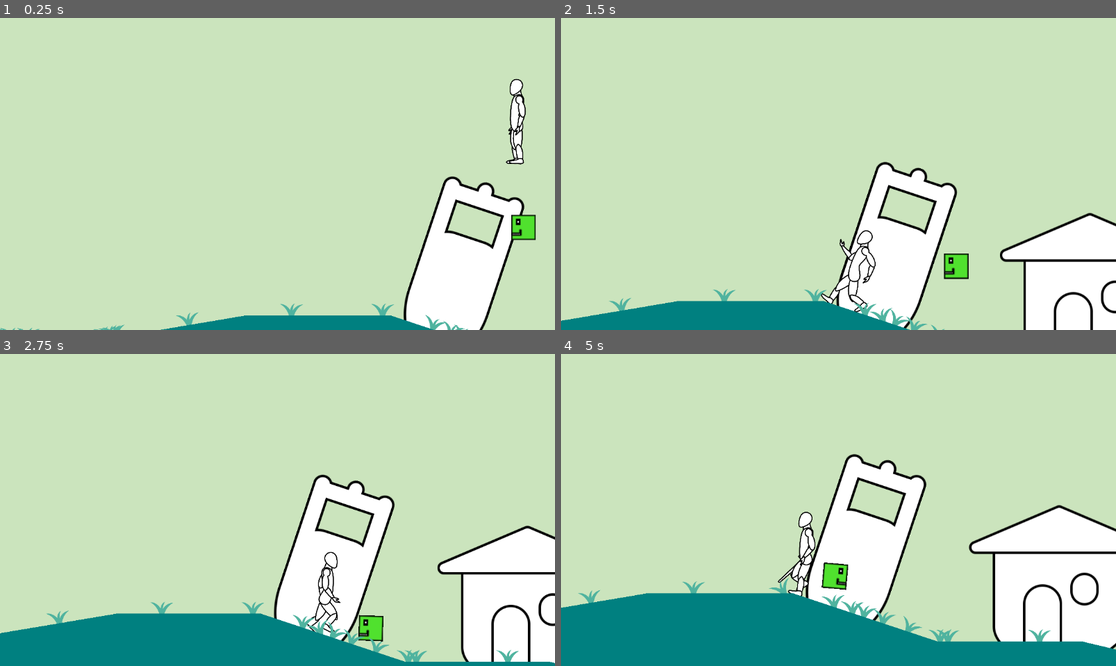
Above: before the commit, frames 1-4 (two rows, left to right).
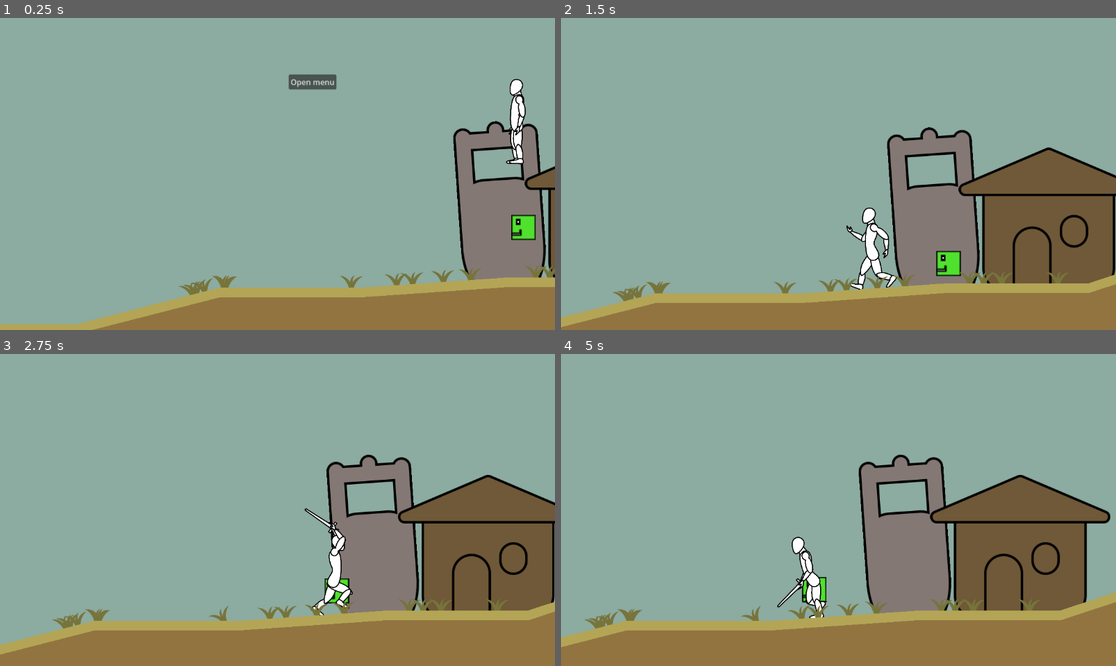
Above: after the commit, the same moments.

Repository: kir-55/TheArmheide
Game: Godot game, scene res://Scenes/Game.tscn
Same seed, same stepped clock (60 frames per second), same inputs: the game is played once before the commit and once after it. The engine's default icon, where the game draws it, is replaced by a stand-in: a white triangle on a blue panel in a dark square.
Inputs (mouse positions are in pixels of both pictures, inside the frame that each line leads up to):
- Up to frame 1 (0.25 s): no input
- Up to frame 2 (1.5 s): move the mouse to (960, 158) at 0.52 s; press the mouse at (960, 158) at 0.53 s; move the mouse to (727, 189) at 1.27 s; release the mouse at (727, 189) at 1.28 s; click (727, 189) at 1.35 s
- Up to frame 3 (2.75 s): move the mouse to (333, 441) at 2.02 s; press the mouse at (333, 441) at 2.03 s
- Up to frame 4 (5 s): move the mouse to (810, 572) at 2.77 s; release the mouse at (810, 572) at 2.78 s; click (810, 572) at 2.85 s; move the mouse to (1005, 556) at 3.52 s; press the mouse at (1005, 556) at 3.53 s; move the mouse to (672, 463) at 4.27 s; release the mouse at (672, 463) at 4.28 s; click (672, 463) at 4.35 s

The runs differ from the first frame. In frame 1, 99% of the frame differs, in the area x 0-100%, y 0-100%; in frame 2, 99%; in frame 3, 100%; in frame 4, 100%.

Commit message:
Added grass line, fixed random system, experements with shaders

Diff:
--- a/Scenes/Game.tscn
+++ b/Scenes/Game.tscn
@@ -1,20 +1,28 @@
-[gd_scene load_steps=11 format=3 uid="uid://b232mspaehrfk"]
+[gd_scene load_steps=12 format=3 uid="uid://b232mspaehrfk"]
 
 [ext_resource type="PackedScene" uid="uid://gs87w8kxkxqk" path="res://Scenes/player.tscn" id="2_ak363"]
 [ext_resource type="Script" path="res://Scripts/camera.gd" id="3_6coef"]
-[ext_resource type="Shader" uid="uid://bdq6jcim2vtvq" path="res://line.tres" id="4_tcox1"]
+[ext_resource type="Shader" uid="uid://bdq6jcim2vtvq" path="res://line.tres" id="3_idhyc"]
 [ext_resource type="PackedScene" uid="uid://dou4shwlwq4ya" path="res://Scenes/grasss.tscn" id="5_dvx3f"]
 [ext_resource type="PackedScene" uid="uid://ba3si7esec1ox" path="res://Scenes/tower.tscn" id="6_4j0ad"]
 [ext_resource type="Script" path="res://Scripts/random_system.gd" id="7_5clvn"]
-[ext_resource type="Script" path="res://Scripts/TerrainGeneration/line_generator.gd" id="7_qwvaq"]
+[ext_resource type="Script" path="res://Scripts/TerrainGeneration/terrain_generator.gd" id="7_qwvaq"]
 [ext_resource type="PackedScene" uid="uid://dmf8sf2rn0k64" path="res://Scenes/main_house.tscn" id="8_us4v6"]
 [ext_resource type="PackedScene" uid="uid://cun8flcxq70m4" path="res://Scenes/enemy.tscn" id="10_t63s6"]
 
+[sub_resource type="ShaderMaterial" id="ShaderMaterial_csvj8"]
+shader = ExtResource("3_idhyc")
+shader_parameter/LineThikness = Vector2(0, 10)
+
 [sub_resource type="ShaderMaterial" id="ShaderMaterial_q1l2d"]
-shader = ExtResource("4_tcox1")
+shader = ExtResource("3_idhyc")
+shader_parameter/LineThikness = Vector2(0, 300)
 
 [node name="Game" type="Node2D"]
 position = Vector2(1, 1)
+
+[node name="RandomSystem" type="Node" parent="."]
+script = ExtResource("7_5clvn")
 
 [node name="Player" parent="." instance=ExtResource("2_ak363")]
 
@@ -29,12 +37,12 @@
 
 [node name="CanvasLayer" type="CanvasLayer" parent="Camera2D"]
 
-[node name="Line2D" type="Line2D" parent="." node_paths=PackedStringArray("rs", "willadge", "player")]
-z_index = 11
-material = SubResource("ShaderMaterial_q1l2d")
-position = Vector2(-611, 584)
-default_color = Color(0, 0.501961, 0.501961, 1)
+[node name="Terrain" type="Node2D" parent="." node_paths=PackedStringArray("ground_line", "grass_line", "floor_collider", "rs", "willadge", "player")]
+position = Vector2(-663, 552)
 script = ExtResource("7_qwvaq")
+ground_line = NodePath("GroundLine")
+grass_line = NodePath("GrassLine")
+floor_collider = NodePath("GroundLine/StaticBody2D")
 rs = NodePath("../RandomSystem")
 grass_prefab = ExtResource("5_dvx3f")
 willadge = NodePath("Willadge")
@@ -44,12 +52,19 @@
 village_start = 3
 village_end = 6
 
-[node name="StaticBody2D" type="StaticBody2D" parent="Line2D"]
+[node name="Willadge" type="Node2D" parent="Terrain"]
 
-[node name="Willadge" type="Node2D" parent="Line2D"]
+[node name="GrassLine" type="Line2D" parent="Terrain"]
+z_index = 12
+material = SubResource("ShaderMaterial_csvj8")
+default_color = Color(0.701961, 0.647059, 0.333333, 1)
 
-[node name="RandomSystem" type="Node" parent="."]
-script = ExtResource("7_5clvn")
+[node name="GroundLine" type="Line2D" parent="Terrain"]
+z_index = 11
+material = SubResource("ShaderMaterial_q1l2d")
+default_color = Color(0.572549, 0.454902, 0.254902, 1)
+
+[node name="StaticBody2D" type="StaticBody2D" parent="Terrain/GroundLine"]
 
 [node name="Enemy" parent="." instance=ExtResource("10_t63s6")]
 position = Vector2(604, 380)
--- a/Scenes/Player.tscn
+++ b/Scenes/Player.tscn
@@ -16,7 +16,7 @@
 size = Vector2(31, 177)
 
 [sub_resource type="RectangleShape2D" id="RectangleShape2D_j3x5b"]
-size = Vector2(29, 157)
+size = Vector2(77, 157)
 
 [sub_resource type="Animation" id="Animation_vspt5"]
 length = 0.001
@@ -1267,7 +1267,7 @@
 collision_mask = 4
 
 [node name="CollisionShape2D" type="CollisionShape2D" parent="Flippable/Area2D"]
-position = Vector2(-38.5, 96.5)
+position = Vector2(-62.5, 96.5)
 shape = SubResource("RectangleShape2D_j3x5b")
 
 [node name="Parts" type="Node2D" parent="Flippable"]
@@ -1275,119 +1275,119 @@
 
 [node name="FootBack" type="Sprite2D" parent="Flippable/Parts"]
 z_index = -1
-position = Vector2(289.103, 893.444)
-rotation = -0.367944
-scale = Vector2(0.999975, 0.999975)
+position = Vector2(548.347, 913.569)
+rotation = -1.12695
+scale = Vector2(0.999972, 0.999972)
 texture = ExtResource("2_wi2do")
 offset = Vector2(-31.9269, 3)
 
 [node name="CalfBack" type="Sprite2D" parent="Flippable/Parts"]
 z_index = -2
-position = Vector2(237.729, 796.155)
-rotation = -0.548496
-scale = Vector2(0.999977, 0.999977)
+position = Vector2(438.978, 901.627)
+rotation = -1.52469
+scale = Vector2(0.999974, 0.999974)
 texture = ExtResource("3_polev")
 offset = Vector2(-1.93497, 48)
 
 [node name="LegBack" type="Sprite2D" parent="Flippable/Parts"]
 z_index = -2
-position = Vector2(388.083, 726.056)
-rotation = 1.20716
-scale = Vector2(0.999983, 0.999983)
+position = Vector2(387.739, 743.847)
+rotation = -0.241377
+scale = Vector2(0.999981, 0.999981)
 texture = ExtResource("4_h2pnv")
 offset = Vector2(0, 72)
 
 [node name="FootFront" type="Sprite2D" parent="Flippable/Parts"]
 z_index = 1
-position = Vector2(528.312, 970.46)
-rotation = -0.398385
-scale = Vector2(0.999976, 0.999976)
+position = Vector2(301.4, 989.819)
+rotation = 0.230187
+scale = Vector2(0.999973, 0.999973)
 texture = ExtResource("2_wi2do")
 offset = Vector2(-32.459, 3)
 
 [node name="CalfFront" type="Sprite2D" parent="Flippable/Parts"]
-position = Vector2(457.877, 883.383)
-rotation = -0.72814
-scale = Vector2(0.999977, 0.999977)
+position = Vector2(313.164, 878.441)
+rotation = 0.0572234
+scale = Vector2(0.999974, 0.999974)
 texture = ExtResource("3_polev")
 offset = Vector2(0, 50)
 
 [node name="LegFront" type="Sprite2D" parent="Flippable/Parts"]
 z_index = -1
-position = Vector2(405.84, 741.21)
-rotation = -0.31045
-scale = Vector2(0.999981, 0.999981)
+position = Vector2(405.772, 758.672)
+rotation = 0.698621
+scale = Vector2(0.999978, 0.999978)
 texture = ExtResource("4_h2pnv")
 offset = Vector2(-3, 74)
 
 [node name="Head" type="Sprite2D" parent="Flippable/Parts"]
 z_index = 1
-position = Vector2(395.392, 408.389)
-rotation = -0.175319
-scale = Vector2(0.999986, 0.999986)
+position = Vector2(389.203, 426.1)
+rotation = -0.193717
+scale = Vector2(0.999984, 0.999984)
 texture = ExtResource("5_tdh2i")
 offset = Vector2(-15, -24)
 
 [node name="Neck" type="Sprite2D" parent="Flippable/Parts"]
 z_index = -1
-position = Vector2(396.034, 464.785)
-rotation = 3.10973
-scale = Vector2(0.999986, 0.999986)
+position = Vector2(390.883, 482.475)
+rotation = 3.09133
+scale = Vector2(0.999984, 0.999984)
 texture = ExtResource("6_di4k6")
 offset = Vector2(1.67726, 34.3009)
 
 [node name="HandBack" type="Sprite2D" parent="Flippable/Parts"]
 z_index = -3
-position = Vector2(521.09, 361.63)
-rotation = -1.71169
-scale = Vector2(0.999984, 0.999984)
+position = Vector2(514.019, 377.037)
+rotation = -1.73008
+scale = Vector2(0.999982, 0.999982)
 texture = ExtResource("7_j7ejh")
 offset = Vector2(-10, 26)
 
 [node name="LowarmBack" type="Sprite2D" parent="Flippable/Parts"]
 z_index = -1
-position = Vector2(404.01, 355.554)
-rotation = -1.52701
-scale = Vector2(0.999984, 0.999984)
+position = Vector2(396.847, 373.116)
+rotation = -1.54541
+scale = Vector2(0.999982, 0.999982)
 texture = ExtResource("8_0jtyr")
 offset = Vector2(-6, 56)
 
 [node name="ShoulderBack" type="Sprite2D" parent="Flippable/Parts"]
 z_index = -1
-position = Vector2(407.113, 487.747)
-rotation = -3.08725
-scale = Vector2(0.999986, 0.999986)
+position = Vector2(402.382, 505.228)
+rotation = -3.10565
+scale = Vector2(0.999984, 0.999984)
 texture = ExtResource("9_a4fc2")
 offset = Vector2(2, 57)
 
 [node name="HandFront" type="Sprite2D" parent="Flippable/Parts"]
 z_index = 2
-position = Vector2(502.142, 352.109)
-rotation = -1.67835
-scale = Vector2(0.999984, 0.999984)
+position = Vector2(494.9, 367.866)
+rotation = -1.69675
+scale = Vector2(0.999982, 0.999982)
 texture = ExtResource("7_j7ejh")
 offset = Vector2(-10, 26)
 
 [node name="LowarmFront" type="Sprite2D" parent="Flippable/Parts"]
 z_index = 1
-position = Vector2(389.236, 338.549)
-rotation = -1.45247
-scale = Vector2(0.999984, 0.999984)
+position = Vector2(381.763, 356.385)
+rotation = -1.47087
+scale = Vector2(0.999982, 0.999982)
 texture = ExtResource("8_0jtyr")
 offset = Vector2(-6.87169, 50.9186)
 
 [node name="ShoulderFront" type="Sprite2D" parent="Flippable/Parts"]
 z_index = 2
-position = Vector2(407.158, 464.63)
-rotation = 3.12385
-scale = Vector2(0.999985, 0.999985)
+position = Vector2(402.001, 482.115)
+rotation = 3.10545
+scale = Vector2(0.999983, 0.999983)
 texture = ExtResource("9_a4fc2")
 offset = Vector2(3, 55)
 
 [node name="Body" type="Sprite2D" parent="Flippable/Parts"]
-position = Vector2(398.934, 725.773)
-rotation = -0.0357478
-scale = Vector2(0.999986, 0.999986)
+position = Vector2(398.584, 743.365)
+rotation = -0.0541455
+scale = Vector2(0.999984, 0.999984)
 texture = ExtResource("10_od11n")
 offset = Vector2(-2.76303, -115.71)
 
@@ -1397,7 +1397,7 @@
 [node name="Base" type="Bone2D" parent="Flippable/Skeleton2D"]
 position = Vector2(-4, 360)
 rotation = -1.6321
-scale = Vector2(0.999986, 0.999986)
+scale = Vector2(0.999984, 0.999984)
 rest = Transform2D(-0.0980598, -0.99518, 0.99518, -0.0980598, -1, 365)
 
 [node name="LegRight" type="Bone2D" parent="Flippable/Skeleton2D/Base"]
@@ -1413,7 +1413,7 @@
 [node name="CalfRight" type="Bone2D" parent="Flippable/Skeleton2D/Base/LegRight"]
 position = Vector2(-165.092, -16.3001)
 rotation = -0.344221
-scale = Vector2(0.999994, 0.999994)
+scale = Vector2(0.999993, 0.999993)
 rest = Transform2D(0.981001, -0.193999, 0.193999, 0.981001, -165.092, -16.3001)
 
 [node name="RemoteTransform2D" type="RemoteTransform2D" parent="Flippable/Skeleton2D/Base/LegRight/CalfRight"]
@@ -1594,9 +1594,9 @@
 [node name="TheArmheideSword" type="Sprite2D" parent="."]
 visible = false
 z_index = -3
-position = Vector2(36.5851, 18.3074)
-rotation = 2.14898
-scale = Vector2(0.249996, 0.249996)
+position = Vector2(34.8242, 22.0889)
+rotation = 2.13059
+scale = Vector2(0.249995, 0.249995)
 texture = ExtResource("11_a4inu")
 offset = Vector2(-0.213623, -130.364)
 
--- a/Scenes/grasss.tscn
+++ b/Scenes/grasss.tscn
@@ -3,9 +3,8 @@
 [ext_resource type="Texture2D" uid="uid://dma5cba6qs6tn" path="res://Images/Ellipse 2.png" id="1_8rsuo"]
 [ext_resource type="Script" path="res://Scripts/TerrainGeneration/grasss.gd" id="2_p6r8r"]
 
-
 [node name="Grasss" type="Sprite2D"]
-modulate = Color(0.309804, 0.701961, 0.623529, 1)
+modulate = Color(0.466667, 0.454902, 0.231373, 1)
 z_index = 1
 z_as_relative = false
 position = Vector2(0, -17)
--- a/Scenes/main_house.tscn
+++ b/Scenes/main_house.tscn
@@ -9,6 +9,7 @@
 size = Vector2(394.5, 349.5)
 
 [node name="MainHouse" type="Sprite2D"]
+modulate = Color(0.435294, 0.34902, 0.219608, 1)
 z_index = -5
 z_as_relative = false
 position = Vector2(303, 374)
--- a/Scenes/tower.tscn
+++ b/Scenes/tower.tscn
@@ -3,6 +3,7 @@
 [ext_resource type="Texture2D" uid="uid://ddu6sst4pp0de" path="res://Images/Rectangle 5.png" id="1_4yfq3"]
 
 [node name="Tower" type="Sprite2D"]
+modulate = Color(0.517647, 0.470588, 0.458824, 1)
 z_index = -5
 z_as_relative = false
 texture = ExtResource("1_4yfq3")
--- a/Scripts/TerrainGeneration/line_generator.gd
+++ b/Scripts/TerrainGeneration/terrain_generator.gd
@@ -1,4 +1,8 @@
-extends Line2D
+extends Node
+
+@export var ground_line: Line2D
+@export var grass_line: Line2D
+@export var floor_collider: StaticBody2D
 
 @export var rs: RandomSystem
 
@@ -18,7 +22,7 @@
 
 @export var grass_spawn_range := 20.0
 
-@onready var line_offset = width / 2 - 1
+@onready var line_offset = ground_line.width / 2 - 1
 
 
 
@@ -30,17 +34,17 @@
 
 
 func _ready():
-	add_point(Vector2.ZERO)
+	create_next_point(Vector2.ZERO)
 	points_amount -= 1
 
 	for i in range(points_amount):
 		if i % 2 == 1:
-			add_point(get_point_position(i) + Vector2(points_distance, rs.get_rnd_float(-100, 100)))
+			create_next_point(ground_line.get_point_position(i) + Vector2(points_distance, rs.get_rnd_float(-100, 100)))
 		else:
-			add_point(get_point_position(i) + Vector2(points_distance, 0))
+			create_next_point(ground_line.get_point_position(i) + Vector2(points_distance, 0))
 
-		var p1 = get_point_position(i)
-		var p2 = get_point_position(i + 1)
+		var p1 = ground_line.get_point_position(i)
+		var p2 = ground_line.get_point_position(i + 1)
 
 		var a = (p2.y - p1.y) / (p2.x - p1.x)
 		var b = -a * p2.x + p2.y
@@ -71,17 +75,25 @@
 		for g in range(grass_per_line):
 			var grass = grass_prefab.instantiate()
 
-			var x = randf_range(p1.x, p2.x)
+			var x = rs.get_rnd_float(p1.x, p2.x)
 			grass.position = Vector2(x, x * a + b - line_offset)
 			grass.rotation = distance.angle()
 			grass.player = player
 
 			add_child(grass)
 
+	var points = ground_line.points
 	for i in points.size() - 1:
 		var new_shape = CollisionShape2D.new()
-		$StaticBody2D.add_child(new_shape)
+		floor_collider.add_child(new_shape)
 		var segment = SegmentShape2D.new()
 		segment.a = points[i] - Vector2(0, line_offset)
 		segment.b = points[i + 1] - Vector2(0, line_offset)
 		new_shape.shape = segment
+
+
+
+
+func create_next_point(position: Vector2):
+	ground_line.add_point(position)
+	grass_line.add_point(position)
--- a/Scripts/random_system.gd
+++ b/Scripts/random_system.gd
@@ -10,9 +10,10 @@
 
 func _ready():
 	rng.seed = hash(seed)
+	rng.state = 1
 
 func get_rnd_int(min: int, max: int) -> int:
-	return randi_range(min, max)
+	return rng.randi_range(min, max)# randi_range
 
 func get_rnd_float(min: float, max: float) -> float:
-	return randf_range(min, max)
+	return rng.randf_range(min, max)
--- a/line.tres
+++ b/line.tres
@@ -1,4 +1,9 @@
 [gd_resource type="VisualShader" load_steps=8 format=3 uid="uid://bdq6jcim2vtvq"]
+
+[sub_resource type="VisualShaderNodeVec2Parameter" id="VisualShaderNodeVec2Parameter_xww2v"]
+parameter_name = "LineThikness"
+default_value_enabled = true
+default_value = Vector2(0, 300)
 
 [sub_resource type="VisualShaderNodeInput" id="VisualShaderNodeInput_2qai6"]
 expanded_output_ports = [0]
@@ -22,13 +27,11 @@
 default_input_values = [0, 0, 1, 2]
 operator = 3
 
-[sub_resource type="VisualShaderNodeVec2Constant" id="VisualShaderNodeVec2Constant_ftios"]
-constant = Vector2(0, 700)
-
 [resource]
 code = "shader_type canvas_item;
 render_mode blend_mix;
 
+uniform vec2 LineThikness = vec2(0.000000, 300.000000);
 
 
 
@@ -51,8 +54,8 @@
 	int n_out8p0 = n_out5p0 / n_in8p1;
 
 
-// Vector2Constant:9
-	vec2 n_out9p0 = vec2(0.000000, 700.000000);
+// Vector2Parameter:10
+	vec2 n_out10p0 = LineThikness;
 
 
 	vec3 n_out6p0;
@@ -65,11 +68,11 @@
 	}
 	else if(n_out7p0 < float(n_out8p0))
 	{
-		n_out6p0 = vec3(n_out9p0, 0.0);
+		n_out6p0 = vec3(n_out10p0, 0.0);
 	}
 	else
 	{
-		n_out6p0 = vec3(n_out9p0, 0.0);
+		n_out6p0 = vec3(n_out10p0, 0.0);
 	}
 
 
@@ -83,9 +86,10 @@
 
 }
 "
+graph_offset = Vector2(-116.963, 676.307)
 mode = 1
 flags/light_only = false
-nodes/vertex/0/position = Vector2(920, 120)
+nodes/vertex/0/position = Vector2(1260, 200)
 nodes/vertex/2/node = SubResource("VisualShaderNodeInput_2qai6")
 nodes/vertex/2/position = Vector2(400, 100)
 nodes/vertex/4/node = SubResource("VisualShaderNodeVectorOp_el8f0")
@@ -93,12 +97,12 @@
 nodes/vertex/5/node = SubResource("VisualShaderNodeInput_erqc5")
 nodes/vertex/5/position = Vector2(-40, 380)
 nodes/vertex/6/node = SubResource("VisualShaderNodeIf_1cljs")
-nodes/vertex/6/position = Vector2(580, 340)
+nodes/vertex/6/position = Vector2(660, 300)
 nodes/vertex/7/node = SubResource("VisualShaderNodeFloatOp_lf56d")
 nodes/vertex/7/position = Vector2(280, 320)
 nodes/vertex/8/node = SubResource("VisualShaderNodeIntOp_8ac07")
 nodes/vertex/8/position = Vector2(278.565, 472.28)
-nodes/vertex/9/node = SubResource("VisualShaderNodeVec2Constant_ftios")
-nodes/vertex/9/position = Vector2(300, 640)
-nodes/vertex/connections = PackedInt32Array(4, 0, 0, 0, 2, 0, 4, 0, 5, 0, 7, 0, 5, 0, 8, 0, 7, 0, 6, 0, 8, 0, 6, 1, 6, 0, 4, 1, 9, 0, 6, 4, 9, 0, 6, 5)
-nodes/fragment/0/position = Vector2(760, 140)
+nodes/vertex/10/node = SubResource("VisualShaderNodeVec2Parameter_xww2v")
+nodes/vertex/10/position = Vector2(60, 680)
+nodes/vertex/connections = PackedInt32Array(4, 0, 0, 0, 2, 0, 4, 0, 5, 0, 7, 0, 5, 0, 8, 0, 7, 0, 6, 0, 8, 0, 6, 1, 6, 0, 4, 1, 10, 0, 6, 4, 10, 0, 6, 5)
+nodes/fragment/0/position = Vector2(1260, 80)
--- a/project.godot
+++ b/project.godot
@@ -54,5 +54,5 @@
 [rendering]
 
 textures/vram_compression/import_etc2_astc=true
-environment/defaults/default_clear_color=Color(0.796078, 0.894118, 0.741176, 1)
+environment/defaults/default_clear_color=Color(0.54902, 0.670588, 0.631373, 1)
 environment/defaults/default_environment="res://default_env.tres"
--- /dev/null
+++ b/test.gdshader
@@ -0,0 +1,31 @@
+shader_type canvas_item;
+
+uniform vec4 color_a : source_color;
+uniform vec4 color_b : source_color;
+uniform float threshold : hint_range(0.0, 100.0);
+
+void fragment() {
+    float min_distance = 999999.0; // Large number to start with
+
+    // Fragment coordinate in local space
+    vec2 frag_coord = FRAGCOORD.xy;
+
+    // Retrieve the vertex positions from the UV coordinates (assuming UVs are set up correctly)
+    vec2 vertex_positions[2];
+    vertex_positions[0] = vec2(UV.x, 0.0);
+    vertex_positions[1] = vec2(UV.x, 1.0);
+
+    // Calculate the distance from the fragment to each vertex in local space
+    for (int i = 0; i < 2; i++) {
+        float distance = abs(frag_coord.y - vertex_positions[i].y);
+        if (distance < min_distance) {
+            min_distance = distance;
+        }
+    }
+
+    // Normalize the distance and use it to blend between the two colors
+    float factor = smoothstep(0.0, threshold, min_distance);
+
+    // Interpolate between color_a and color_b based on the factor
+    COLOR = mix(color_b, color_a, factor);
+}
